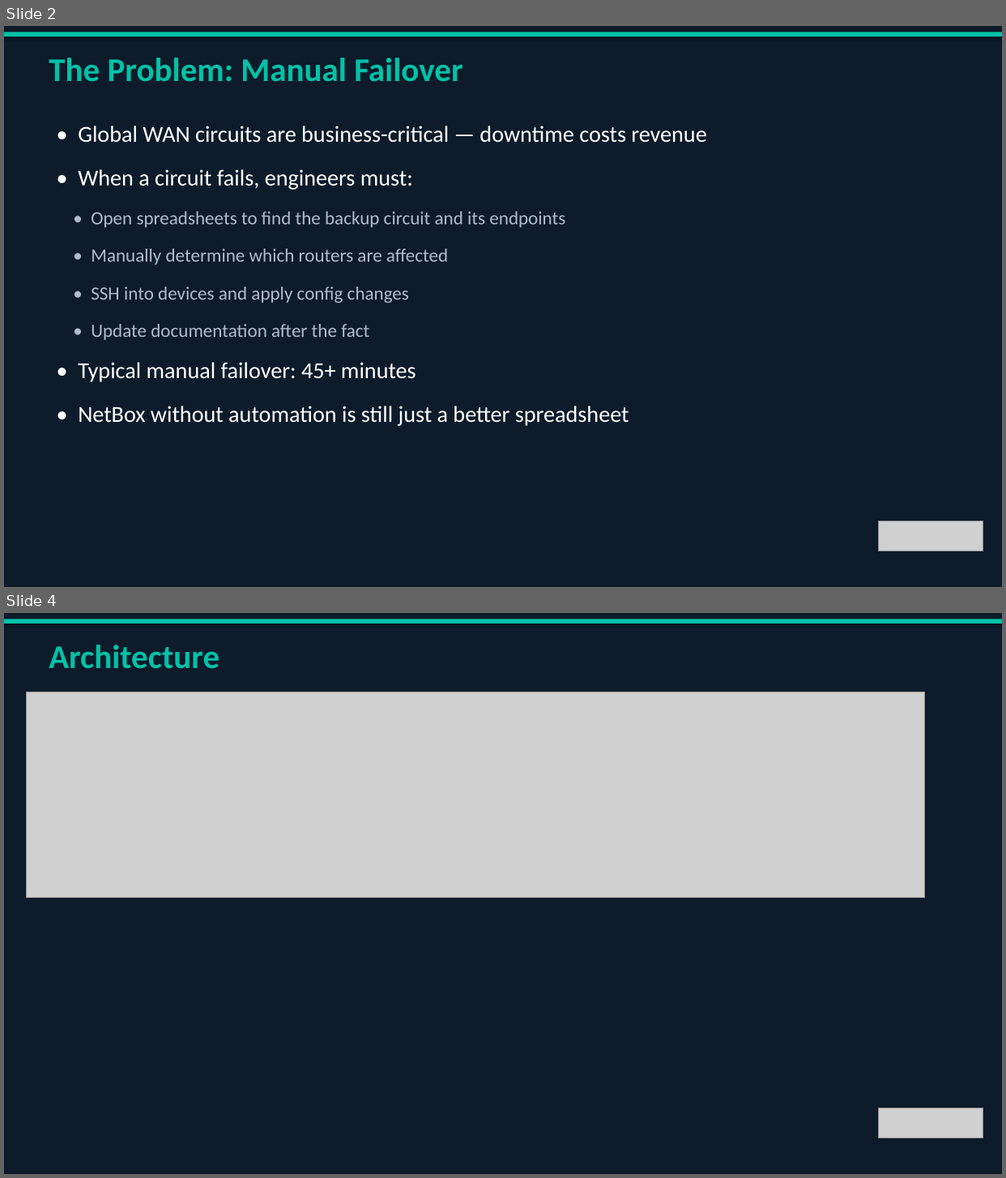
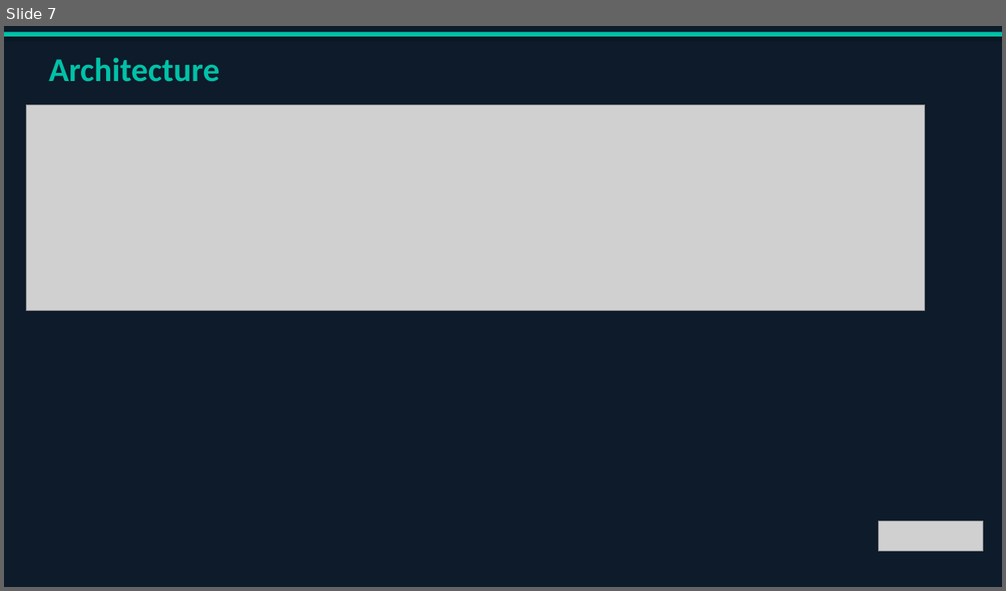
Before and after one commit to my0373/summit-netbox-circuits-demo, a slide deck: slides/Summit_Demo_Deck.pptx. Shown one above the other, each under a label of ours: slides 2 and 4 before the commit, slide 7 after it; the slides between them are not shown. The pictures are 1006x1178 and 1006x591 pixels, drawn with LibreOffice and Linux fonts; fonts in the diff are those of the drawing; grey boxes stand for pictures. Boxes give left, top, right and bottom in pixels: in the first picture for what was removed or moved away, otherwise in the second. Text is boxed around its words. In the diff, an @@ line names an element or a change of style, - is before the commit and + after.

```diff
--- a/slides/Summit_Demo_Deck.pptx
+++ b/slides/Summit_Demo_Deck.pptx
@@ slide 2 removed at bbox=[4, 26, 1002, 587], background #0D1B2A @@
@@ rectangle removed at bbox=[4, 32, 1002, 37] @@
@@ text removed at bbox=[49, 58, 462, 82] @@
-The Problem: Manual Failover
@@ text removed at bbox=[78, 126, 706, 143] @@
-• Global WAN circuits are business-critical — downtime costs revenue
@@ text removed at bbox=[78, 169, 413, 190] @@
-• When a circuit fails, engineers must:
@@ text removed at bbox=[91, 211, 565, 228] @@
-• Open spreadsheets to find the backup circuit and its endpoints
@@ text removed at bbox=[91, 249, 448, 265] @@
-• Manually determine which routers are affected
@@ text removed at bbox=[91, 287, 409, 303] @@
-• SSH into devices and apply config changes
@@ text removed at bbox=[91, 324, 369, 340] @@
-• Update documentation after the fact
@@ text removed at bbox=[78, 362, 416, 382] @@
-• Typical manual failover: 45+ minutes
@@ text removed at bbox=[78, 406, 629, 426] @@
-• NetBox without automation is still just a better spreadsheet
@@ picture removed at bbox=[879, 522, 983, 552] @@
@@ what was slide 4 is now slide 7 @@
```
Also in this commit, not shown: 6 slides changed, 4 slides added, 3 other slides removed, 1 other file.
